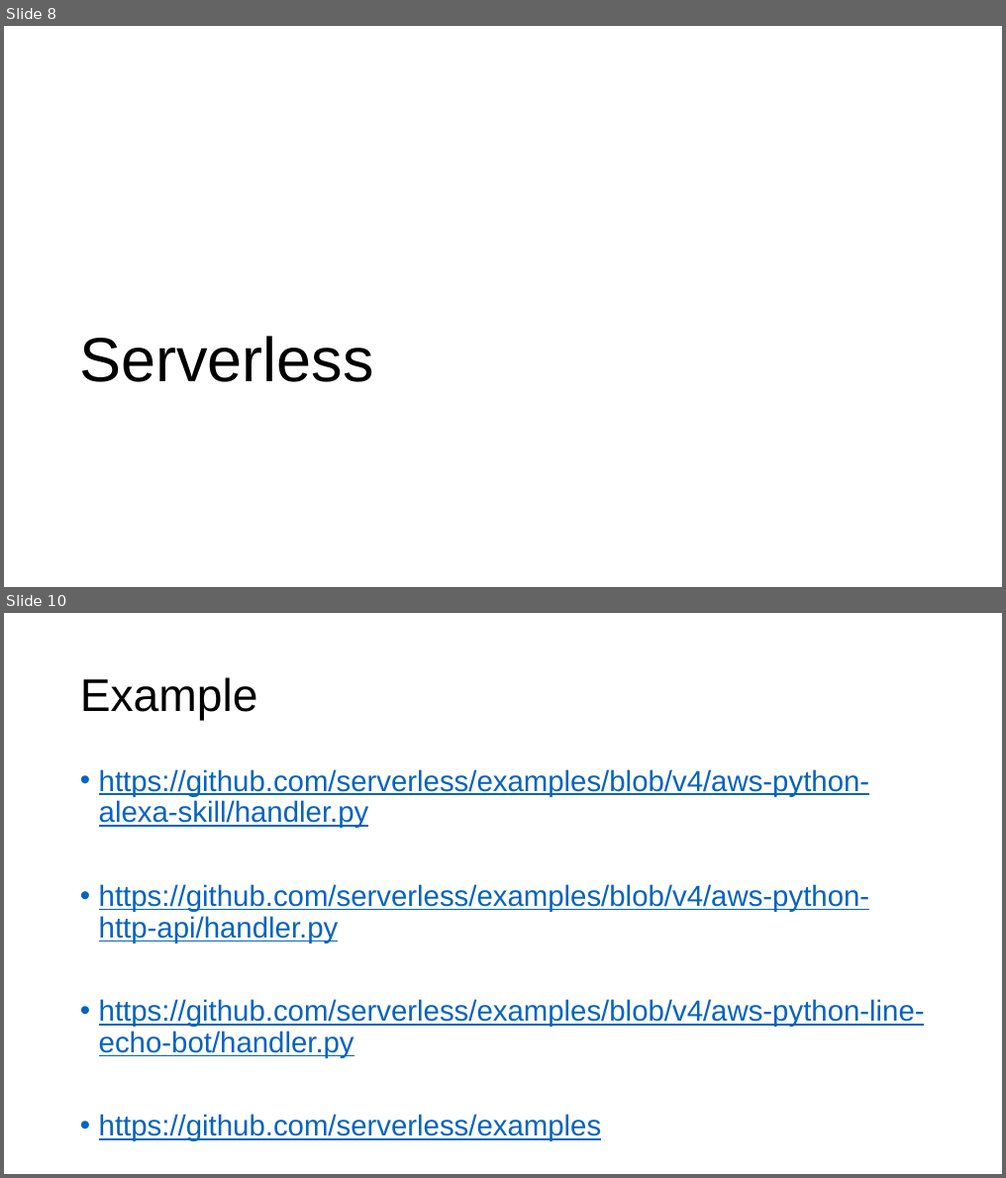
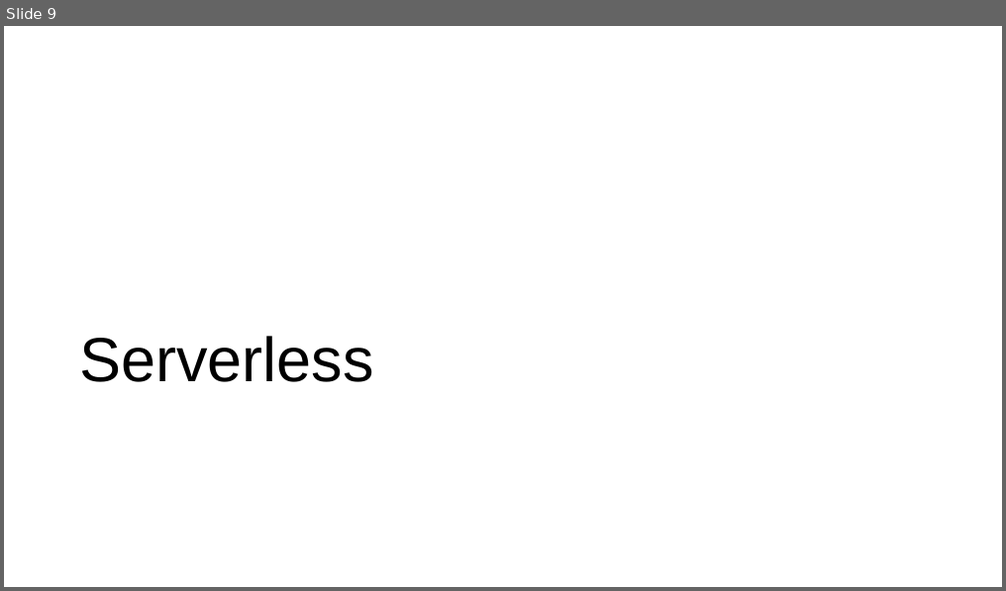
Before and after one commit to ngsrinivas/coursegen, a slide deck: ex/553-S25/staging/553-S25/lectures/07-application-architecture.pptx. Shown one above the other, each under a label of ours: slides 8 and 10 before the commit, slide 9 after it; the slides between them are not shown. The pictures are 1006x1178 and 1006x591 pixels, drawn with LibreOffice and Linux fonts; fonts in the diff are those of the drawing. Boxes give left, top, right and bottom in pixels: in the first picture for what was removed or moved away, otherwise in the second. Text is boxed around its words. In the diff, an @@ line names an element or a change of style, - is before the commit and + after.

Commit message:
Add lecture 7 serverless

```diff
--- a/ex/553-S25/staging/553-S25/lectures/07-application-architecture.pptx
+++ b/ex/553-S25/staging/553-S25/lectures/07-application-architecture.pptx
@@ slide 10 removed at (4,613,1002,1174), background #FFFFFF @@
@@ title removed at (80,677,258,721) @@
-Example
@@ text removed at (99,769,925,1142) @@
-• https://github.com/serverless/examples/blob/v4/aws-python-alexa-skill/handler.py
-• https://github.com/serverless/examples/blob/v4/aws-python-http-api/handler.py
-• https://github.com/serverless/examples/blob/v4/aws-python-line-echo-bot/handler.py
-• https://github.com/serverless/examples
@@ what was slide 8 is now slide 9 @@
```
Also in this commit, not shown: 7 slides changed, 6 slides added, 2 other slides removed, 2 other files.
